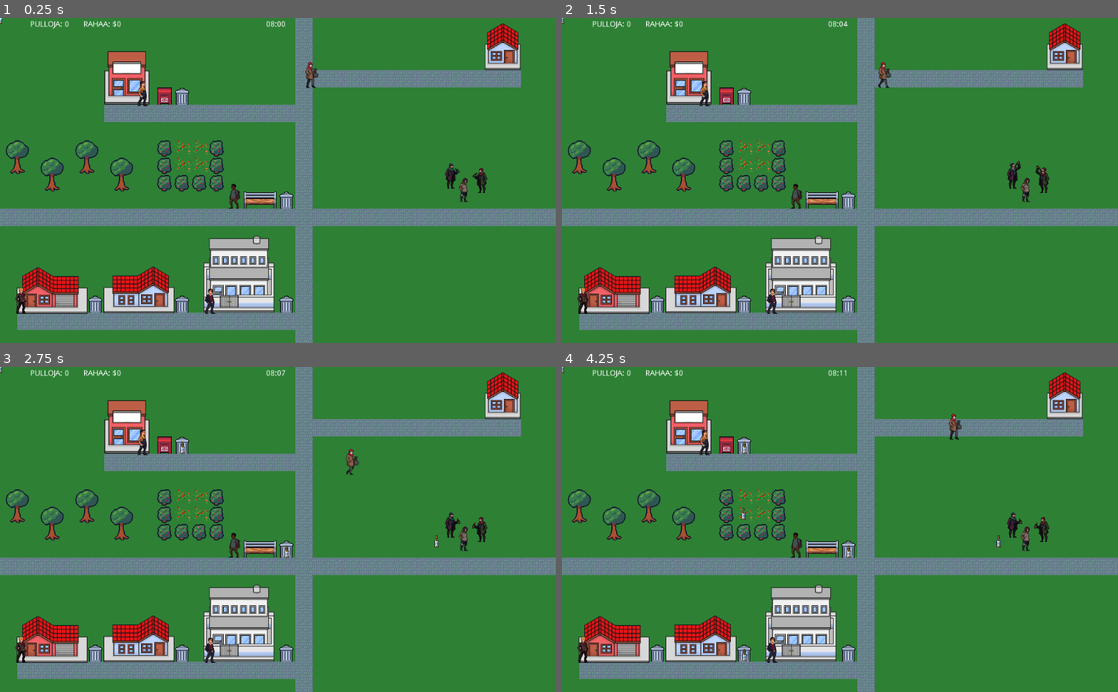
Above: before the commit, frames 1-4 (two rows, left to right).
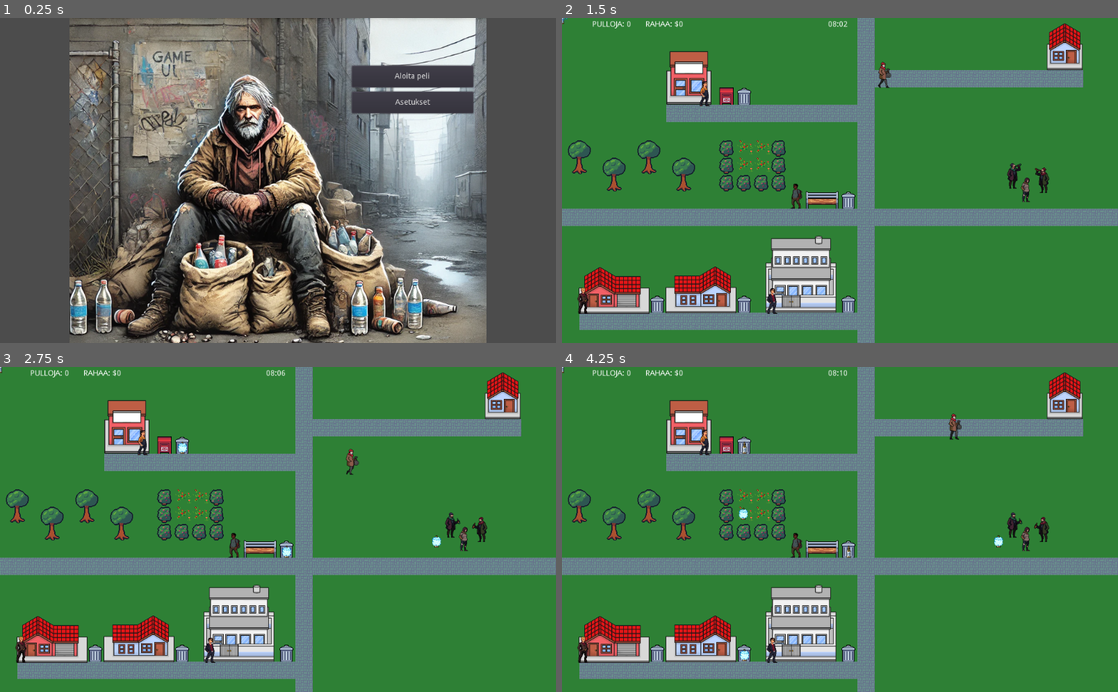
Above: after the commit, the same moments.

Repository: MakeKato/pulsu-king
Game: Godot game, scene res://MainMenu.tscn
Two runs of this game, one before a commit and one after it. Both use one fixed random seed, a clock stepped at 60 frames per second and the inputs below. Before the commit the project starts from res://World0.tscn.
Inputs (mouse positions are in pixels of both pictures, inside the frame that each line leads up to):
- Up to frame 1 (0.25 s): no input
- Up to frame 2 (1.5 s): click (973, 76) at 0.5 s, where only the run after the commit has a clickable "Aloita peli"; hold Right (ui_right) from 1.28 s (still down)
- Up to frame 3 (2.75 s): release Right (ui_right) at 2.03 s; hold Down (ui_down) from 2.03 s (still down)
- Up to frame 4 (4.25 s): release Down (ui_down) at 2.78 s; hold Right (ui_right) 2.78-3.53 s; hold Up (ui_up) from 3.53 s (still down)

The runs differ from the first frame. In frame 1, 99% of the frame differs, in the area x 0-100%, y 0-100%; in frame 2, 0.1%; in frame 3, 0.2%; in frame 4, 0.2%.

Commit message:
mainmenustart

Diff:
--- a/project.godot
+++ b/project.godot
@@ -11,7 +11,7 @@
 [application]
 
 config/name="projektityöskentely peli"
-run/main_scene="res://World0.tscn"
+run/main_scene="res://MainMenu.tscn"
 config/icon="res://icon.png"
 
 [autoload]
--- a/teeplayer.gd
+++ b/teeplayer.gd
@@ -6,11 +6,3 @@
 	var player = player_scene.instance()
 	player.position = GameManager.spawn_position
 	add_child(player)
-
-
-func _on_CollisionPolygon2D_draw():
-	pass # Replace with function body.
-
-
-func _on_Area2D_body_exited(body):
-	pass # Replace with function body.
